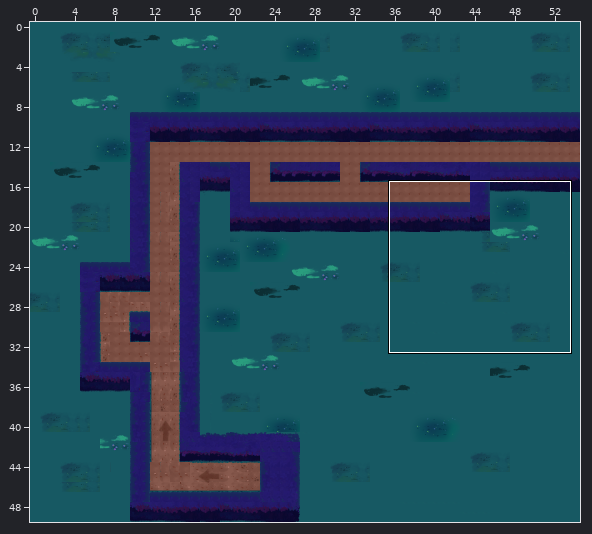
Tiled map: assets/maps/Tutorial2.tmx. The picture above shows the old version from afar; the outline marks the close-up.
Close-up. The starting point:
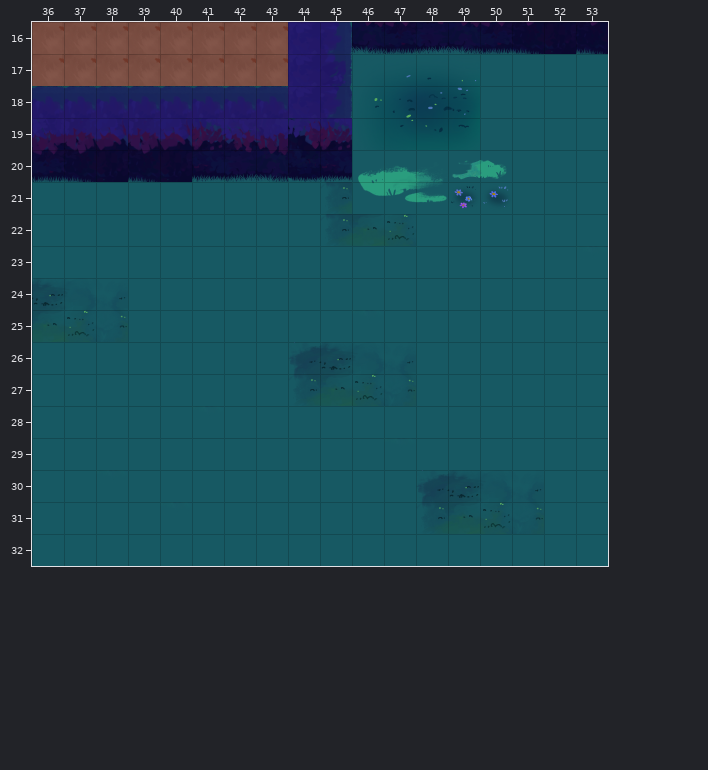
Cells are 128x128 px. Shown: x 36..53, y 16..32. The commit also changed other parts of the map, which this record leaves out.
After:
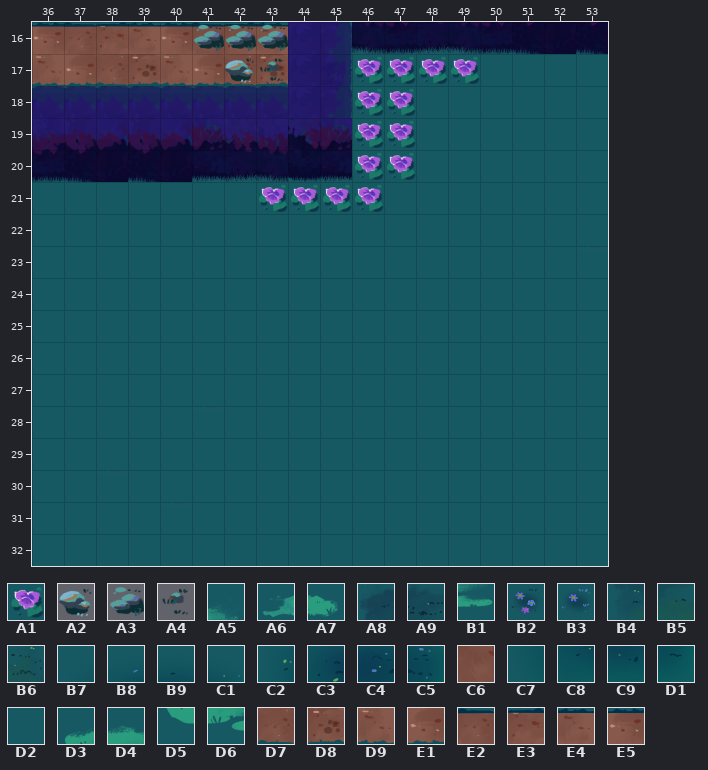
Key: from "decorations": A1 58; from "decorations-2": A2 105, A3 115, A4 117; from "path-1": A5 2, A6 3, A7 4, A8 5, A9 6, B1 17, B2 18, B3 19, B4 20, B5 21, B6 22, B7 45, B8 46, B9 47, C1 48, C2 60, C3 61, C4 62, C5 63, C6 72, C7 75, C8 76, C9 77, D1 78, D2 113; from "path-2": D3 0, D4 1, D5 15, D6 16, D7 166, D8 167, D9 168, E1 169; from "path-3": E2 145, E3 146, E4 147, E5 148.
__ is an empty cell.
Tiles of an added or newly shown layer are drawn over the layers below it.
Diff:
Layer "ground":
Tile B4 gives way to one hidden under a higher layer in row 21 at x 45.
Tile B7 gives way to one hidden under a higher layer in row 17 at x 46.
Tile B8 gives way to one hidden under a higher layer in row 17 at x 47.
Tile B9 gives way to one hidden under a higher layer in row 17 at x 48.
Tile C1 gives way to one hidden under a higher layer in row 17 at x 49.
Tile C2 gives way to one hidden under a higher layer in row 18 at x 46.
Tile C3 gives way to one hidden under a higher layer in row 18 at x 47.
Tile C7 gives way to one hidden under a higher layer in row 19 at x 46.
Tile C8 gives way to one hidden under a higher layer in row 19 at x 47.
Tile D3 gives way to one hidden under a higher layer in row 20 at x 46.
Tile D4 gives way to one hidden under a higher layer in row 20 at x 47.
Tile D5 gives way to one hidden under a higher layer in row 21 at x 46.
The edit turns tile A5 into tile D2 in row 20 at x 48.
The edit turns tile A6 into tile D2 in row 20 at x 49.
The edit turns tile A7 into tile D2 in row 20 at x 50.
The edit turns tile A8 into tile D2 in row 26 at x 44; in row 30 at x 48.
The edit turns tile A9 into tile D2 in row 24 at x 36; in row 26 at x 45; in row 30 at x 49.
The edit turns tile B1 into tile D2 in row 21 at x 48.
The edit turns tile B2 into tile D2 in row 21 at x 49.
The edit turns tile B3 into tile D2 in row 21 at x 50.
The edit turns tile B4 into tile D2 in row 22 at x 45; in row 27 at x 44; in row 31 at x 48.
The edit turns tile B5 into tile D2 in row 22 at x 46; in row 25 at x 36; in row 27 at x 45; in row 31 at x 49.
The edit turns tile B6 into tile D2 in row 22 at x 47; in row 25 at x 37; in row 27 at x 46; in row 31 at x 50.
The edit turns tile C4 into tile D2 in row 18 at x 48.
The edit turns tile C5 into tile D2 in row 18 at x 49.
The edit turns tile C9 into tile D2 in row 19 at x 48.
The edit turns tile D1 into tile D2 in row 19 at x 49.
The edit turns tile D6 into tile D2 in row 21 at x 47.
The edit turns tile C6 into tile D7 in row 17 at x 38 and 42.
The edit turns tile C6 into tile D8 in row 17 at x 39 and 43.
The edit turns tile C6 into tile D9 in row 17 at x 36 and 40.
The edit turns tile C6 into tile E1 in row 17 at x 37 and 41.
The edit turns tile C6 into tile E2 in row 16 at x 37 and 41.
The edit turns tile C6 into tile E3 in row 16 at x 38 and 42.
The edit turns tile C6 into tile E4 in row 16 at x 39 and 43.
The edit turns tile C6 into tile E5 in row 16 at x 36 and 40.
Layer "decoration" (added):
There is now tile A1 in row 17 at x 46 to 49; in rows 18 to 20 at x 46 to 47; in row 21 at x 43 to 46.
There is now tile A2 in row 17 at x 42.
There is now tile A3 in row 16 at x 41 to 43.
There is now tile A4 in row 17 at x 43.
Boxes around the changes in both close-ups, in picture pixels (x1, y1, x2, y2):
changed: (32, 22, 508, 246)
changed: (32, 279, 96, 342)
changed: (289, 342, 384, 406)
changed: (417, 470, 512, 534)
